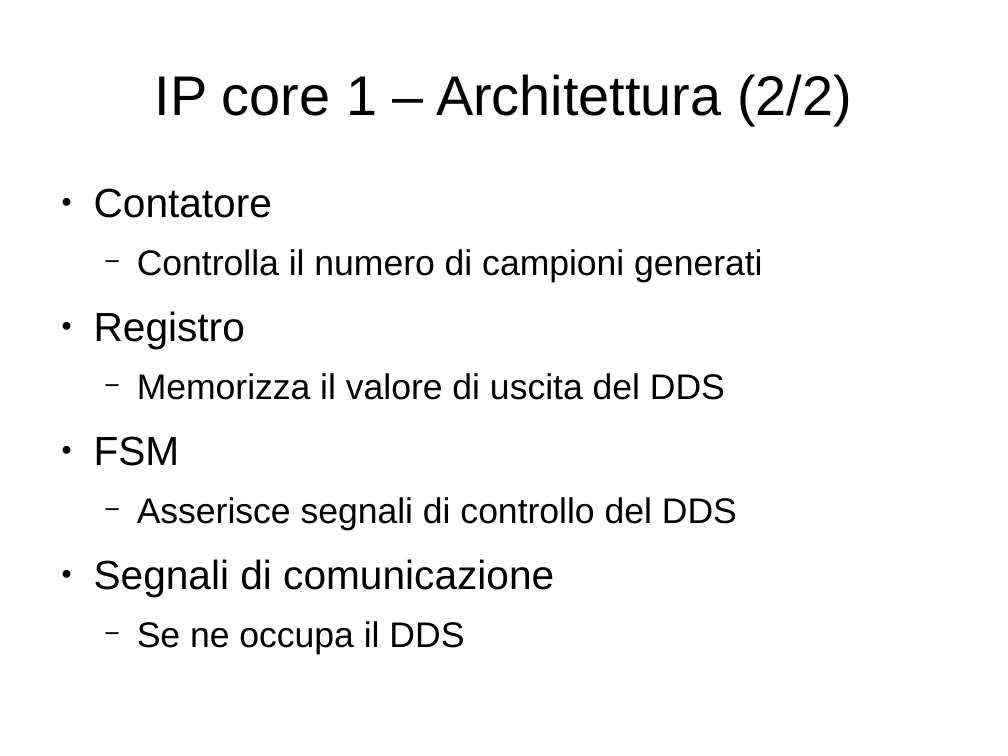
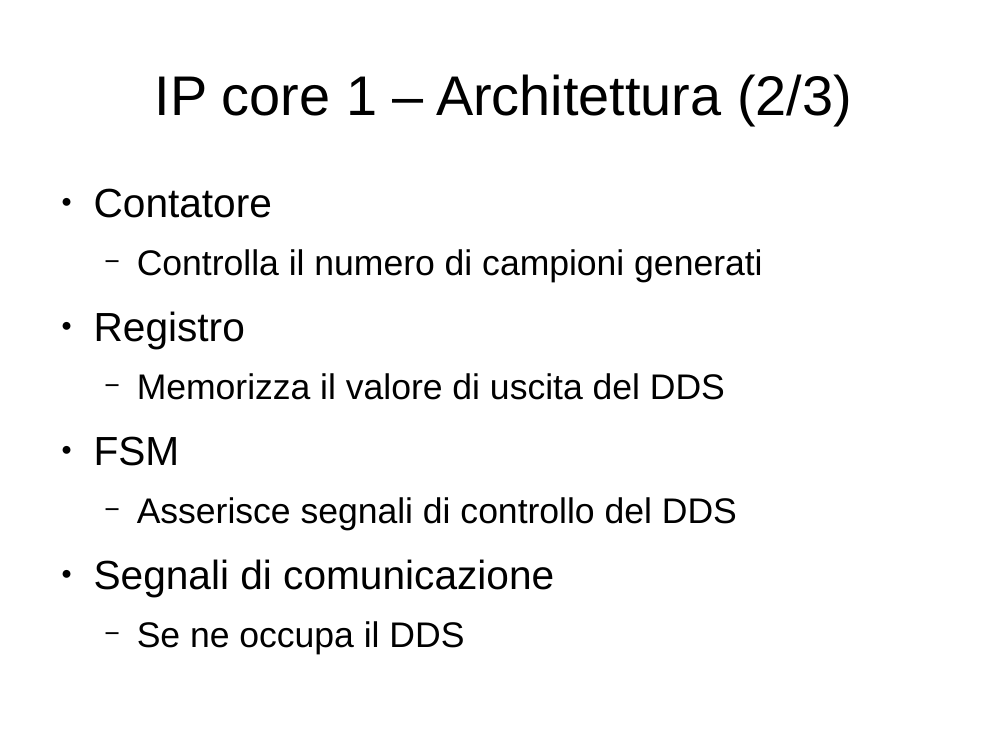
Before and after one commit to artic92/sistemi-embedded-task2, a slide deck: slide 6 of doc/presentazione.odp. Drawn at 1008x756 pixels with LibreOffice and Linux fonts; fonts in the diff are those of the drawing. Boxes give left, top, right and bottom in pixels: in the first picture for what was removed or moved away, otherwise in the second. Text is boxed around its words. In the diff, an @@ line names an element or a change of style, - is before the commit and + after.

```diff
--- a/doc/presentazione.odp
+++ b/doc/presentazione.odp
@@ title at [155, 74, 852, 125]: text changed @@
-IP core 1 – Architettura (2/2)
+IP core 1 – Architettura (2/3)
```
Also in this commit, not shown: 4 other slides changed, 7 slides added, 2 slides removed.
